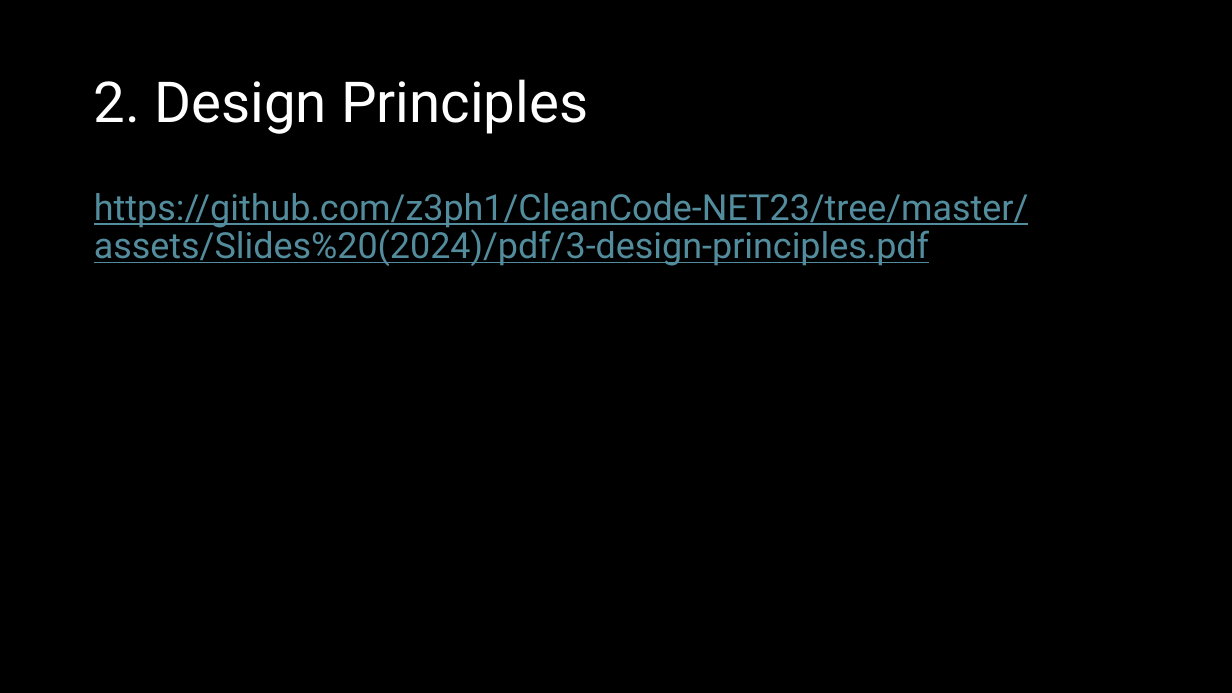
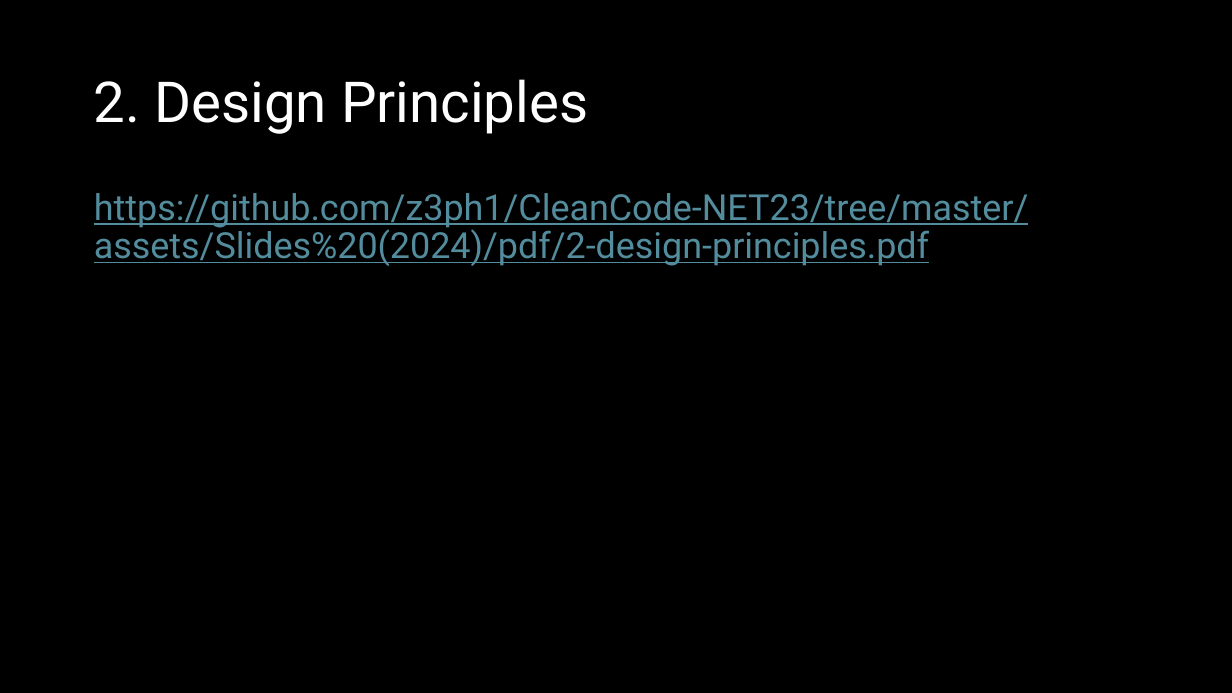
Before and after one commit to z3ph1/CleanCode-NET23, a slide deck: slide 7 of assets/Slides (2024)/pptx/1-clean-code.pptx. Drawn at 1232x693 pixels with LibreOffice and Linux fonts; fonts in the diff are those of the drawing. Boxes give left, top, right and bottom in pixels: in the first picture for what was removed or moved away, otherwise in the second. Text is boxed around its words. In the diff, an @@ line names an element or a change of style, - is before the commit and + after.

```diff
--- a/assets/Slides (2024)/pptx/1-clean-code.pptx
+++ b/assets/Slides (2024)/pptx/1-clean-code.pptx
@@ text at bbox=[94, 193, 1028, 266]: text changed @@
-https://github.com/z3ph1/CleanCode-NET23/tree/master/assets/Slides%20(2024)/pdf/3-design-principles.pdf
+https://github.com/z3ph1/CleanCode-NET23/tree/master/assets/Slides%20(2024)/pdf/2-design-principles.pdf
```
Also in this commit, not shown: 4 other slides changed, 1 other file.
